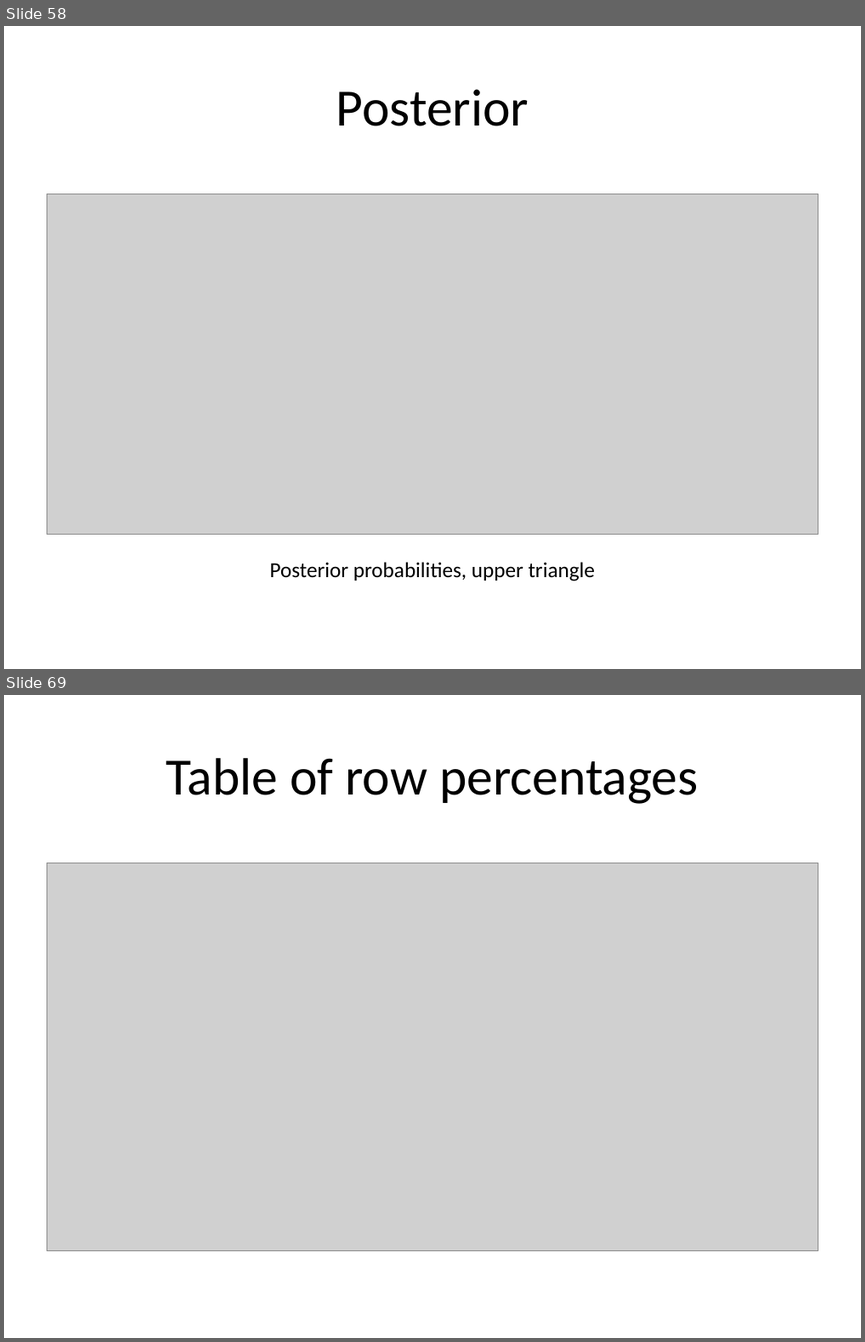
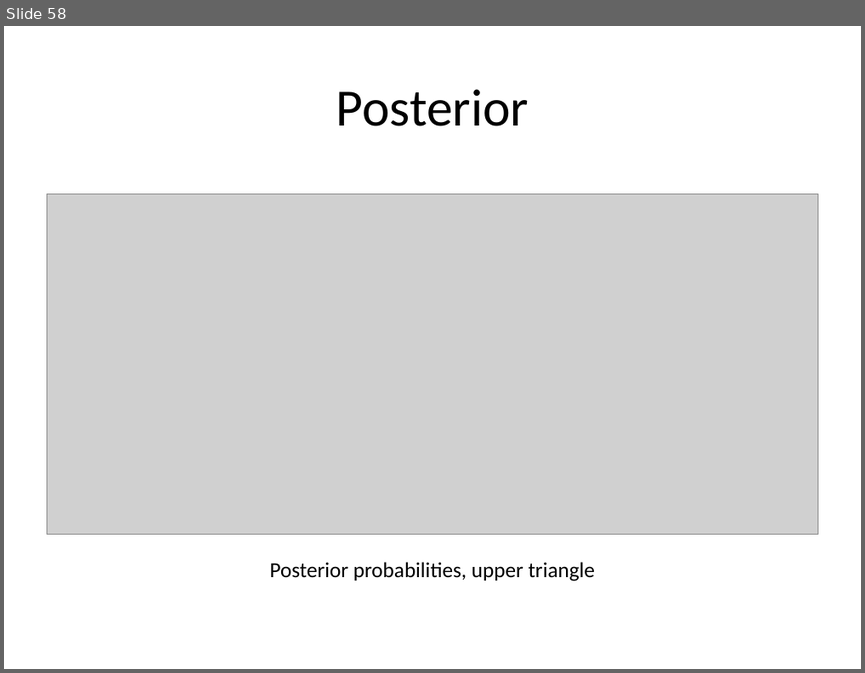
Before and after one commit to classes-medb/5510, a slide deck: src/video-12-hypothesis-testing.pptx. Shown one above the other, each under a label of ours: slides 58 and 69 before the commit, slide 58 after it; the slides between them are not shown. The pictures are 865x1342 and 865x673 pixels, drawn with LibreOffice and Linux fonts; fonts in the diff are those of the drawing; grey boxes stand for pictures. Boxes give left, top, right and bottom in pixels: in the first picture for what was removed or moved away, otherwise in the second. Text is boxed around its words. In the diff, an @@ line names an element or a change of style, - is before the commit and + after.

```diff
--- a/src/video-12-hypothesis-testing.pptx
+++ b/src/video-12-hypothesis-testing.pptx
@@ slide 69 removed at [4, 695, 861, 1338], background #FFFFFF @@
@@ title removed at [166, 758, 698, 804] @@
-Table of row percentages
@@ picture removed at [46, 863, 818, 1251] @@
```
Also in this commit, not shown: 3 slides changed, 49 other slides removed, 1 other file.
